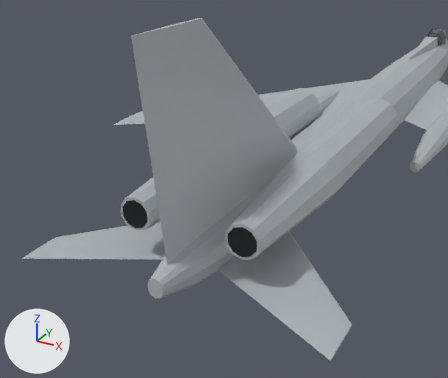
Renders of the glTF model media/tu22.glb from each side of a commit.
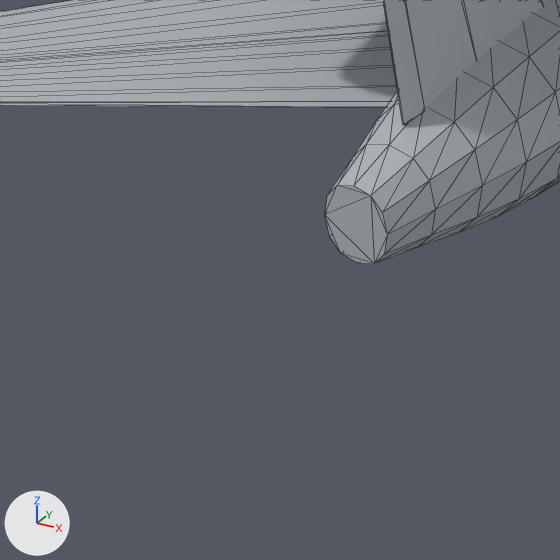
Each version is shown from a 50 mm camera at (8.35, -33.0, 9.37) aimed at (1.21, -20.02, 2.88), then close up on the part from 15% to 46% of the width and 62% to 99% of the height. The axes (+X, +Y, +Z) are drawn at lower left. The lights are the same throughout. The older version's two pictures come first. The close-ups show mesh edges as thin lines. Where no turn or scale is listed for an object, it has been applied to the vertices.

The first close-up shows 'Elevator L', 'Fuselage', 'Rudder', 'Stabilizer L'.
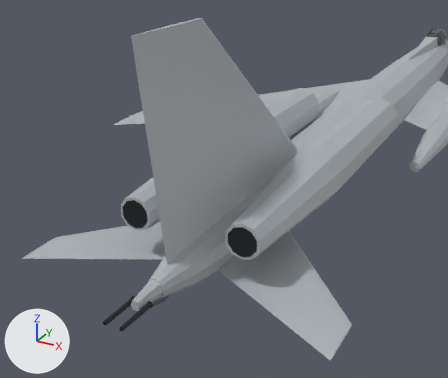
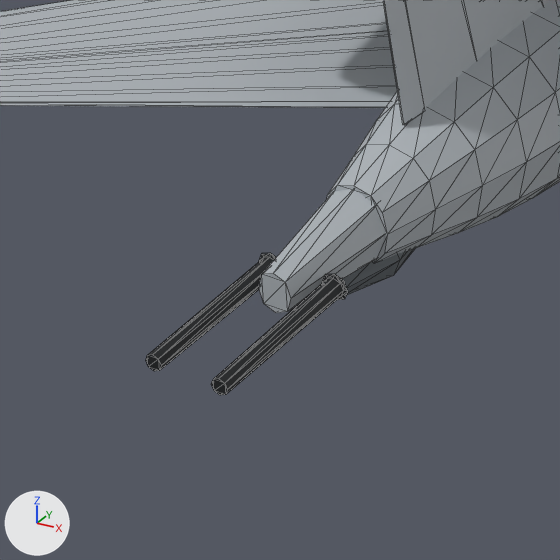
The change, as a diff of the scene's bpy script:
```diff
--- a/media/tu22.glb.py
+++ b/media/tu22.glb.py
@@ mat_ac_secondary @@
+mat_ac_secondary = principled_material('AC Secondary')
+mat_ac_secondary.base_color = (0.109, 0.125, 0.139)  # dark grey #5d6368
+mat_ac_secondary.roughness = 0.6
@@ me_tail_gun_radome @@
+me_tail_gun_radome.from_pydata(...)  # 24 vertices, 44 faces; spans x -0.2..0.2, y -21.9..-20.9, z -0.18..0.22
+me_tail_gun_radome.materials.append(mat_ac_secondary)  # dark grey #5d6368
@@ me_tail_gun_fairing @@
+me_tail_gun_fairing.from_pydata(...)  # 24 vertices, 44 faces; spans x -0.28..0.28, y -22.5..-20.6, z 0.02..0.68
+me_tail_gun_fairing.materials.append(mat_ac_base)  # grey #afb6bb
@@ me_tail_gun_barrels @@
+me_tail_gun_barrels.from_pydata(...)  # 48 vertices, 88 faces; spans x -0.35..0.35, y -23.4..-22.2, z 0.2..0.4
+me_tail_gun_barrels.materials.append(mat_ac_dark)  # black #1d1f22
@@ ob_tail_gun_radome @@
+ob_tail_gun_radome = bpy.data.objects.new('Tail Gun Radome', me_tail_gun_radome)
+ob_tail_gun_radome.location = (0.0, 0.0, 0.0)
@@ ob_tail_gun_fairing @@
+ob_tail_gun_fairing = bpy.data.objects.new('Tail Gun Fairing', me_tail_gun_fairing)
+ob_tail_gun_fairing.location = (0.0, 0.0, 0.0)
@@ ob_tail_gun_barrels @@
+ob_tail_gun_barrels = bpy.data.objects.new('Tail Gun Barrels', me_tail_gun_barrels)
+ob_tail_gun_barrels.location = (0.0, 0.0, 0.0)
```

Boxes (x1, y1, x2, y2) around the edits, measured in the close-ups (560 x 560 px):
'Tail Gun Fairing', added: after (259, 189, 385, 313)
'Tail Gun Barrels', added: after (146, 253, 348, 395)
'Tail Gun Radome', added: after (342, 249, 415, 295)
